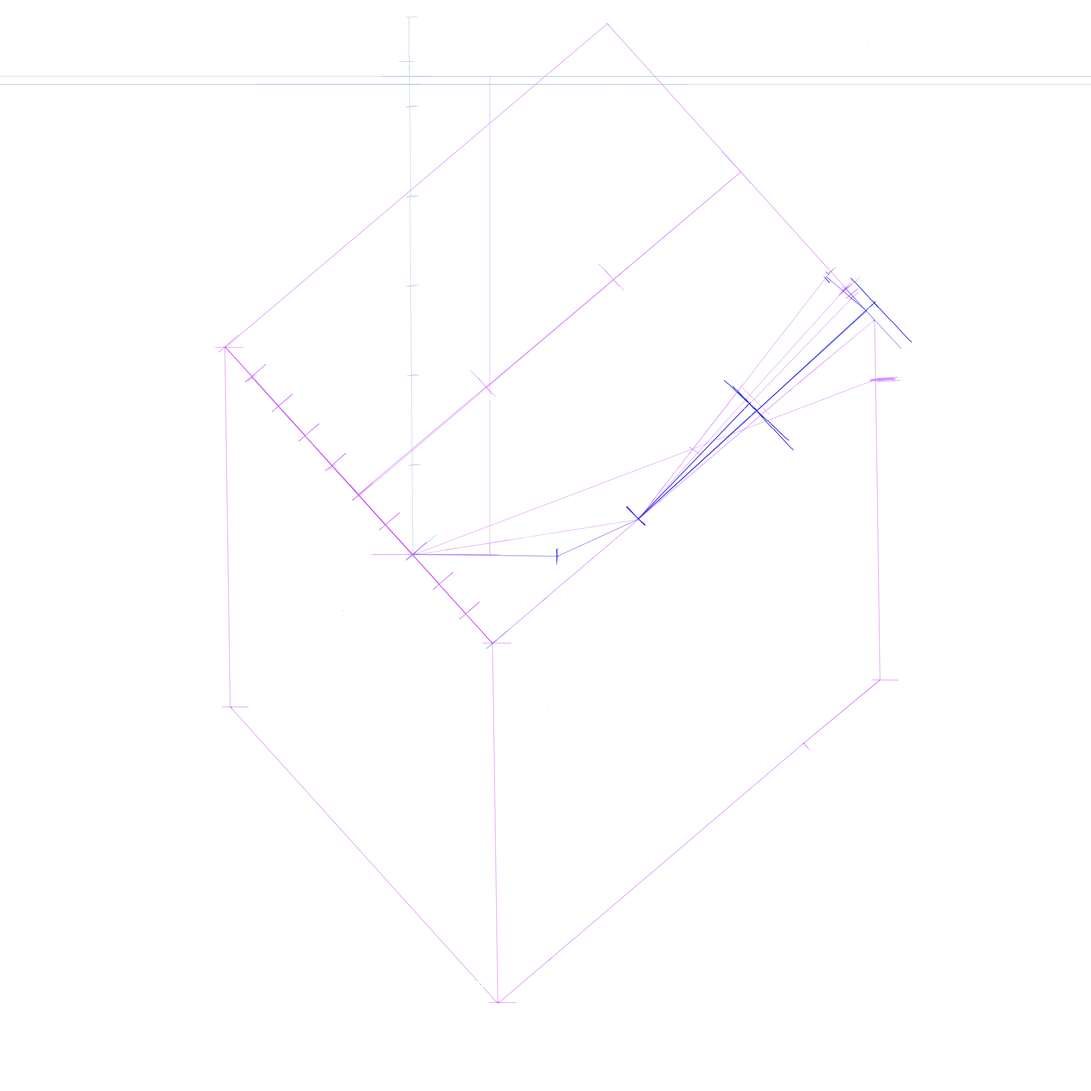
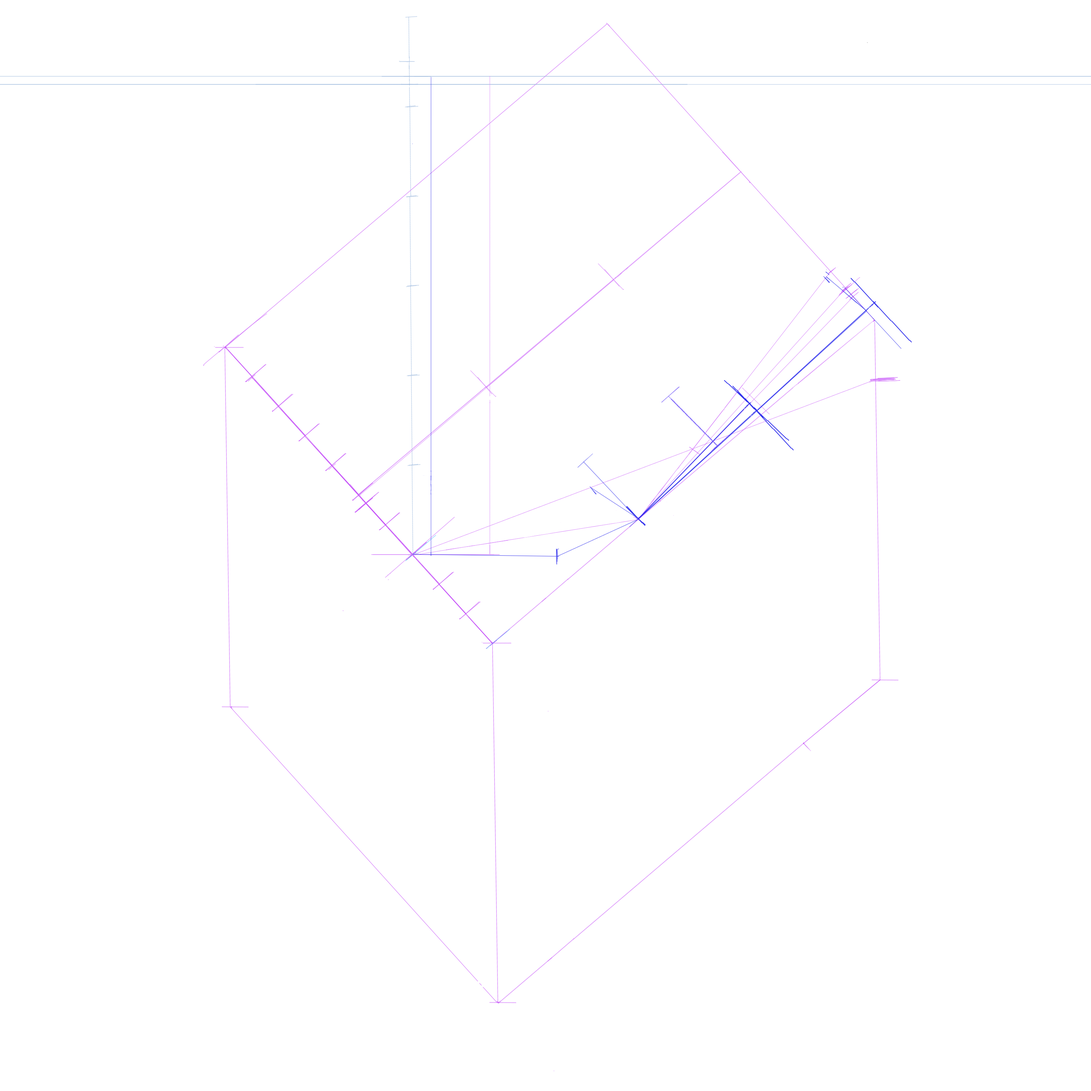
Before/after of a 1091px x 1091px layered artwork. What changed in the layer stack:
added layer "Layer 35" above "Layer 33" over [661, 386, 730, 453]
added layer "Layer 33" above "Layer 32" over [203, 313, 456, 581]
added layer "Layer 32" above "Layer 31" over [589, 484, 639, 520]
added layer "Layer 31" above "Layer 30" over [577, 453, 651, 528]
added layer "Layer 30" above "Layer 29" over [412, 76, 433, 557]
